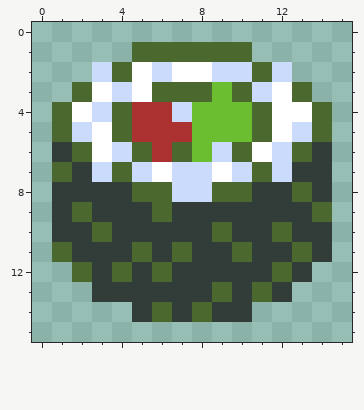
One commit to this pixel-art sprite: src/assets/images/sprites/sushi.png. Above: the version before the commit.
The file is 16x16 pixels.
Once edited:
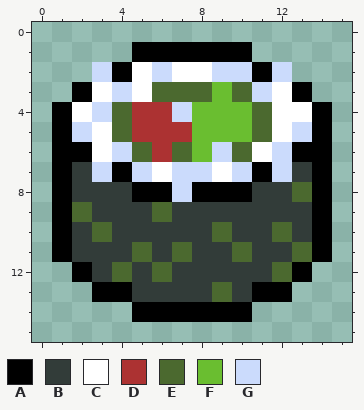
Palette (. is transparent): A #000000  B #323c39  C #ffffff  D #ac3232  E #4b692f  F #6abe30  G #cbdbfc
From the commit log: Add sushi outline, some attack overlays
From old to new:
Colour B becomes colour A in row 6 at x 1 and 14; in row 7 at x 14; in row 8 at x 1 and 14; in row 9 at x 1; in row 10 at x 1 and 14; in row 11 at x 14.
Colour B becomes colour A in row 12 at x 13; in row 13 at x 3 to 4 and 12; in row 14 at x 5, 7 and 9 to 10.
Colour E becomes colour A in row 1 at x 5 to 10; in row 2 at x 4 and 11; in row 3 at x 2 and 13; in rows 4 to 5 at x 1 and 14; in row 6 at x 2 and 13; in row 7 at x 1, 4 and 11.
Colour E becomes colour A in row 8 at x 5 to 6 and 9 to 10; in row 9 at x 14; in row 11 at x 1; in row 12 at x 2; in row 13 at x 11; in row 14 at x 6 and 8.
Colour G becomes colour A in row 8 at x 8.
Where, in picture pixels (left, top, right, bottom), the same in both pictures:
changed: (52, 42, 332, 322)
